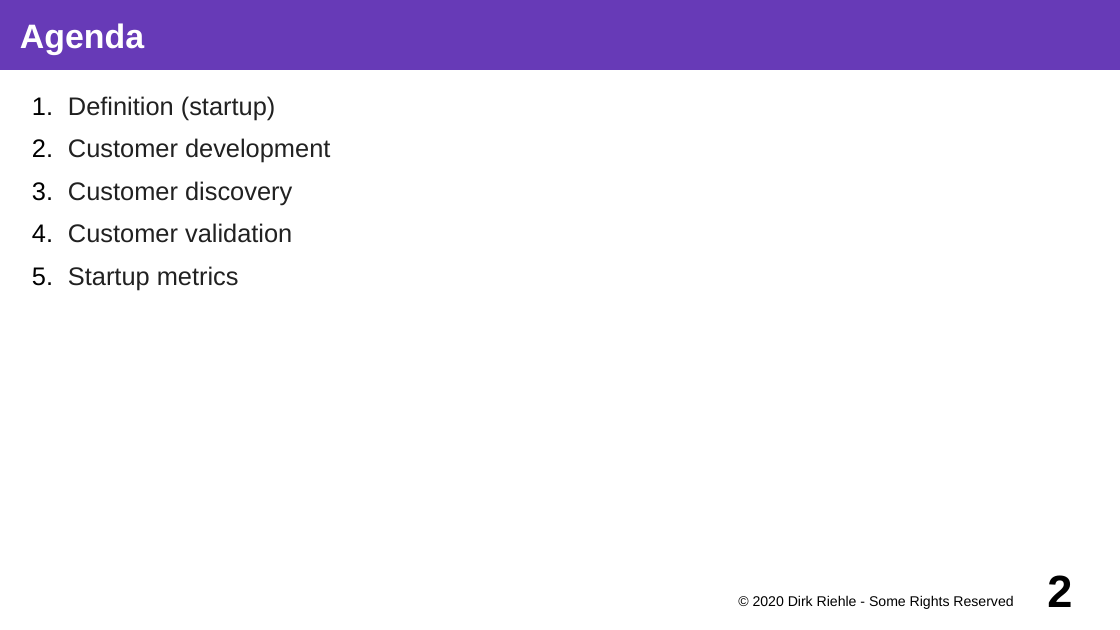
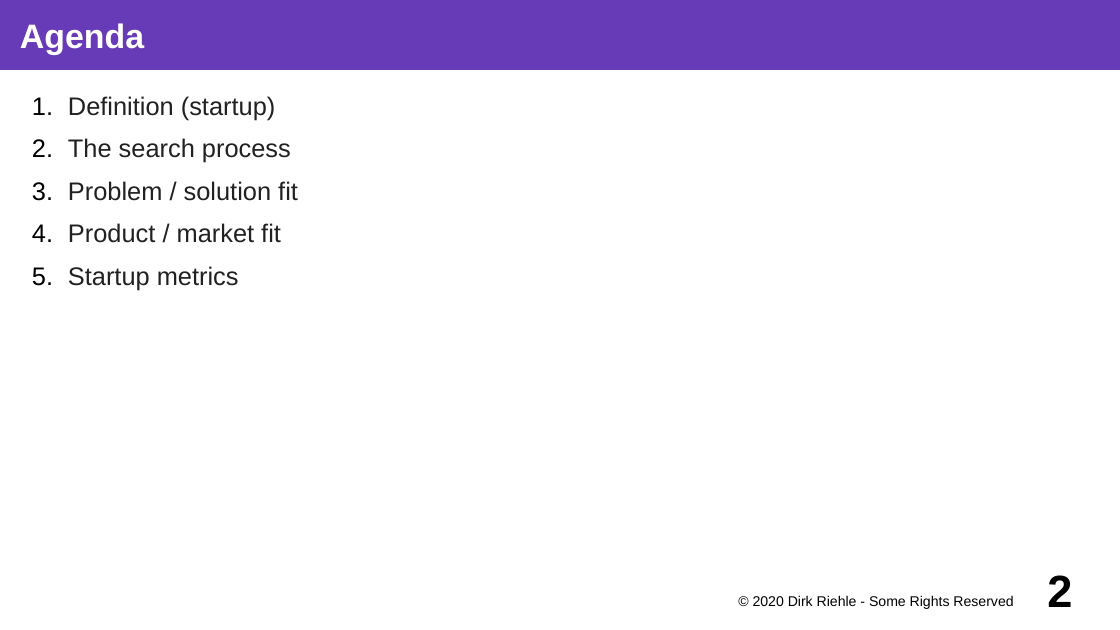
Before and after one commit to dirkriehle/coss-course, a slide deck: slide 2 of Lecture slides/COSS D01 - Software Startups.odp. Drawn at 1120x630 pixels with LibreOffice and Linux fonts; fonts in the diff are those of the drawing. Boxes give left, top, right and bottom in pixels: in the first picture for what was removed or moved away, otherwise in the second. Text is boxed around its words. In the diff, an @@ line names an element or a change of style, - is before the commit and + after.

Commit message:
Fixes to startup slide deck; in particular pulled theory building before validation

```diff
--- a/Lecture slides/COSS D01 - Software Startups.odp
+++ b/Lecture slides/COSS D01 - Software Startups.odp
@@ text at [68,138,298,243]: text changed @@
-2. Customer development
-3. Customer discovery
-4. Customer validation
+2. The search process
+3. Problem / solution fit
+4. Product / market fit
```
Also in this commit, not shown: 14 other slides changed, 3 other files.
